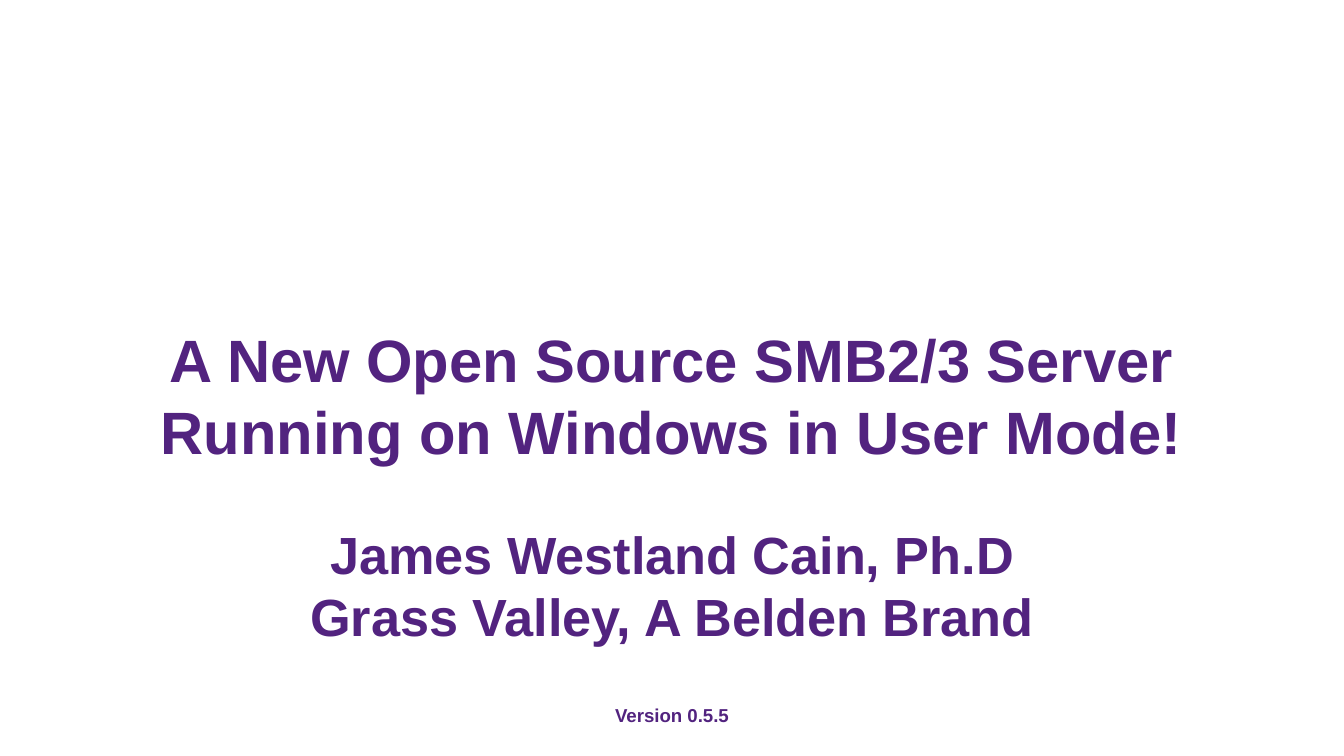
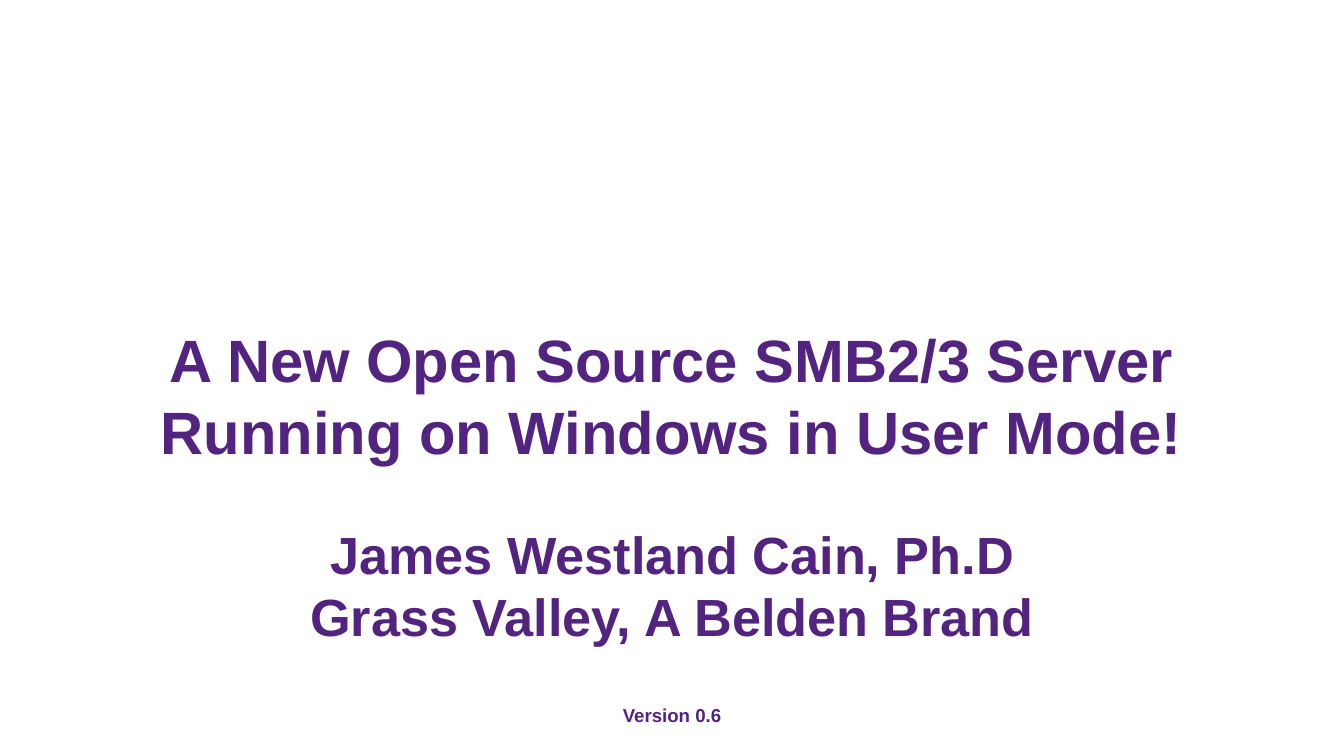
Before and after one commit to DrJWCain/VFS, a slide deck: slide 1 of SNIA SDC 2018.pptx. Drawn at 1344x756 pixels with LibreOffice and Linux fonts; fonts in the diff are those of the drawing; background and template pictures are left out. Boxes give left, top, right and bottom in pixels: in the first picture for what was removed or moved away, otherwise in the second. Text is boxed around its words. In the diff, an @@ line names an element or a change of style, - is before the commit and + after.

```diff
--- a/SNIA SDC 2018.pptx
+++ b/SNIA SDC 2018.pptx
@@ subtitle at (623, 708, 721, 722): text changed @@
-Version 0.5.5
+Version 0.6
```
Also in this commit, not shown: 3 other slides changed, 1 other file.
